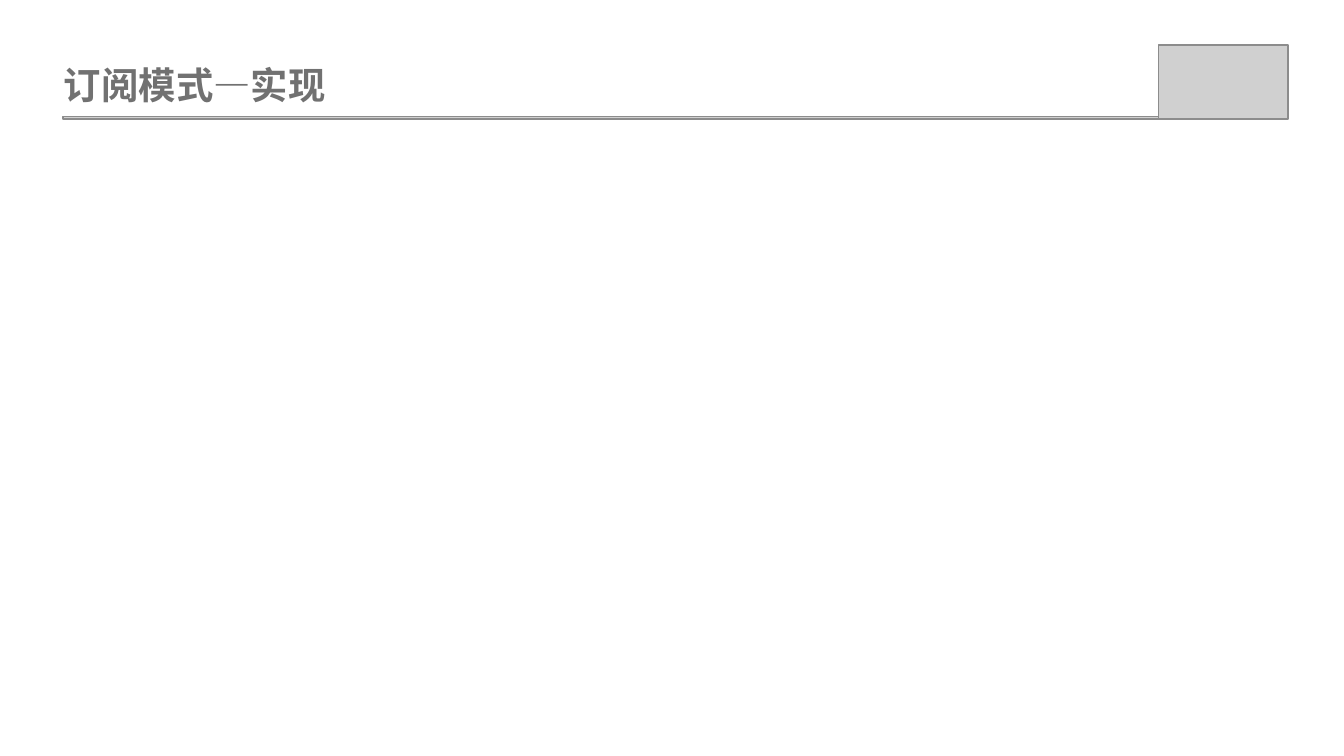
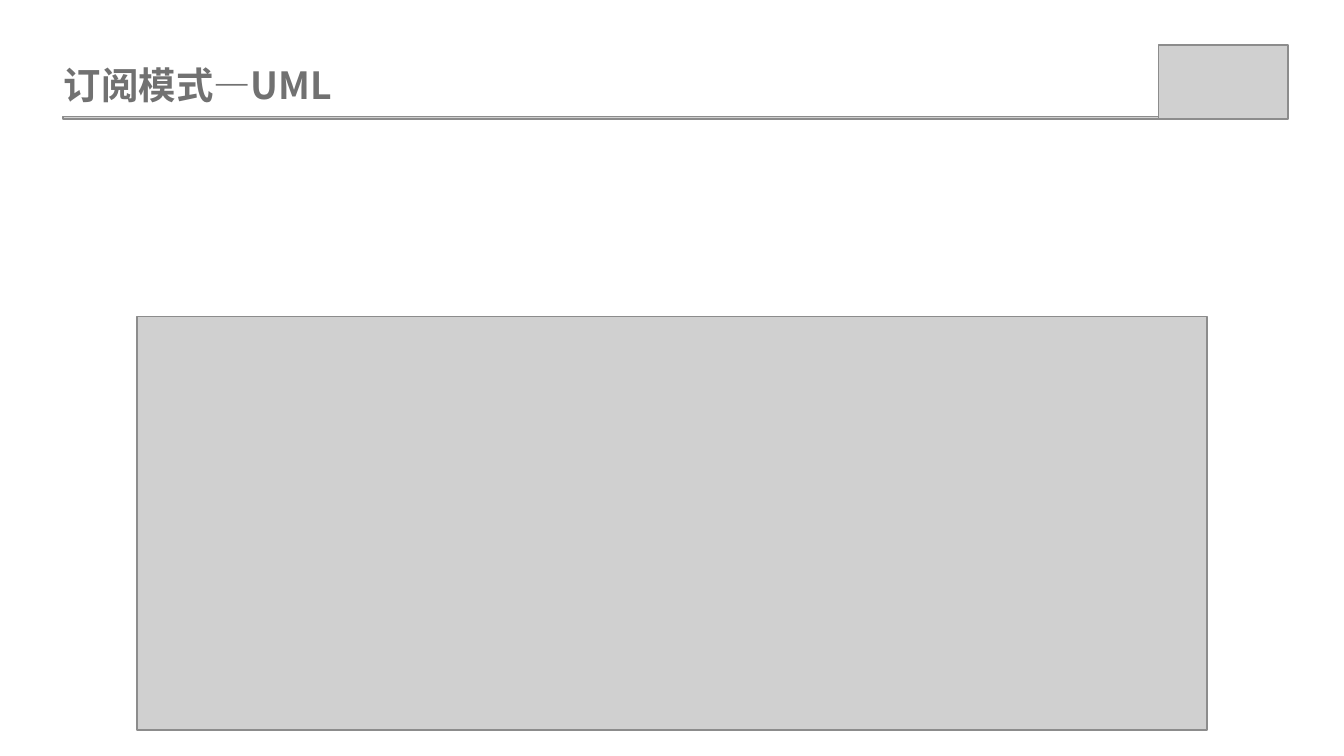
Before and after one commit to weiwangqiang/SharePPT, a slide deck: slide 13 of ObservableMode/观查者模式.pptx (slide 12 before the commit). Drawn at 1344x756 pixels with LibreOffice and Linux fonts; fonts in the diff are those of the drawing; grey boxes stand for pictures. Boxes give left, top, right and bottom in pixels: in the first picture for what was removed or moved away, otherwise in the second. Text is boxed around its words. In the diff, an @@ line names an element or a change of style, - is before the commit and + after.

```diff
--- a/ObservableMode/观查者模式.pptx
+++ b/ObservableMode/观查者模式.pptx
@@ text at <box>64,67,332,103</box>: text changed @@
-订阅模式—实现
+订阅模式—UML
@@ picture added at <box>137,317,1207,731</box> @@
```
Also in this commit, not shown: 1 other slide changed, 2 other files.
